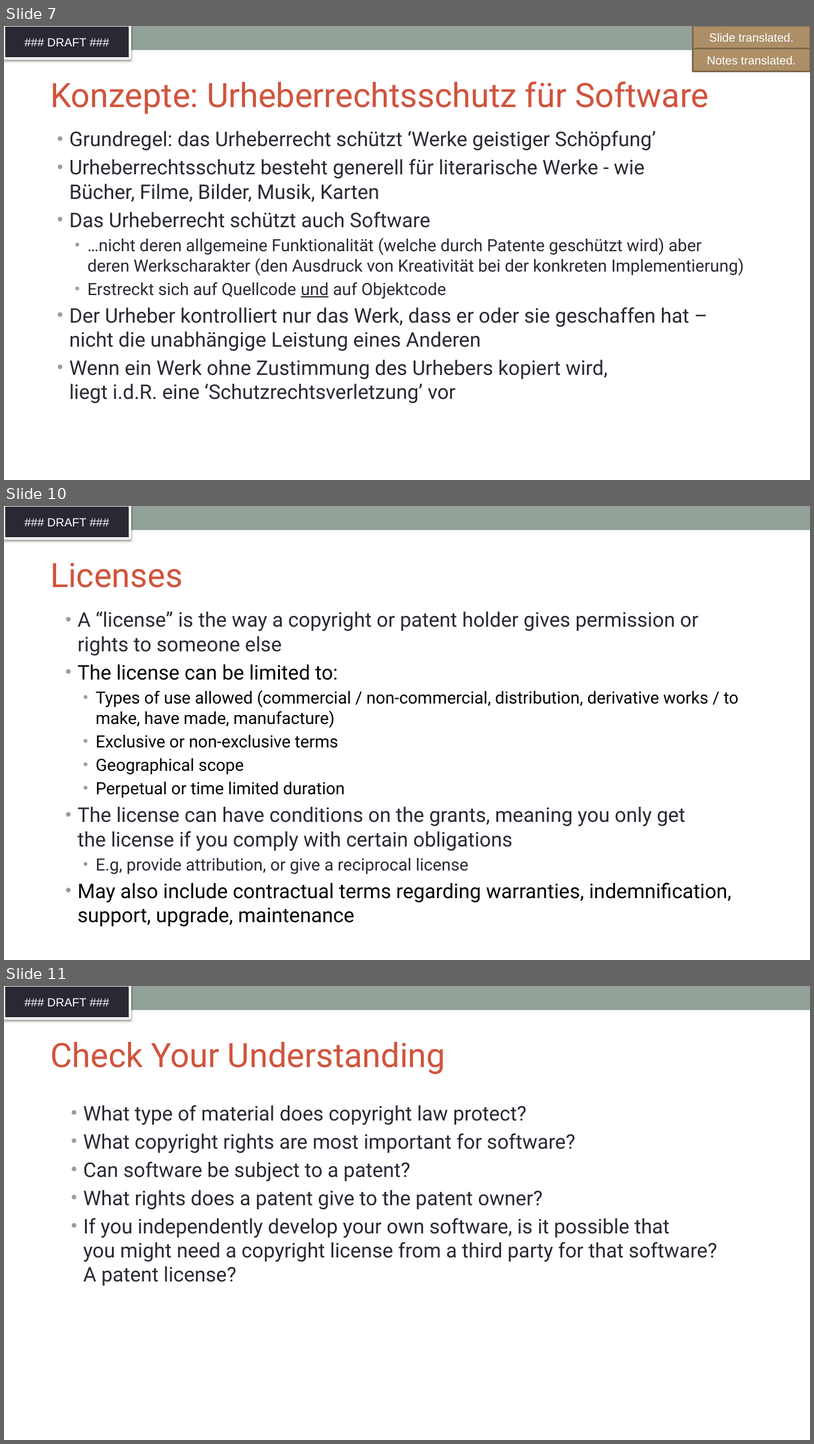
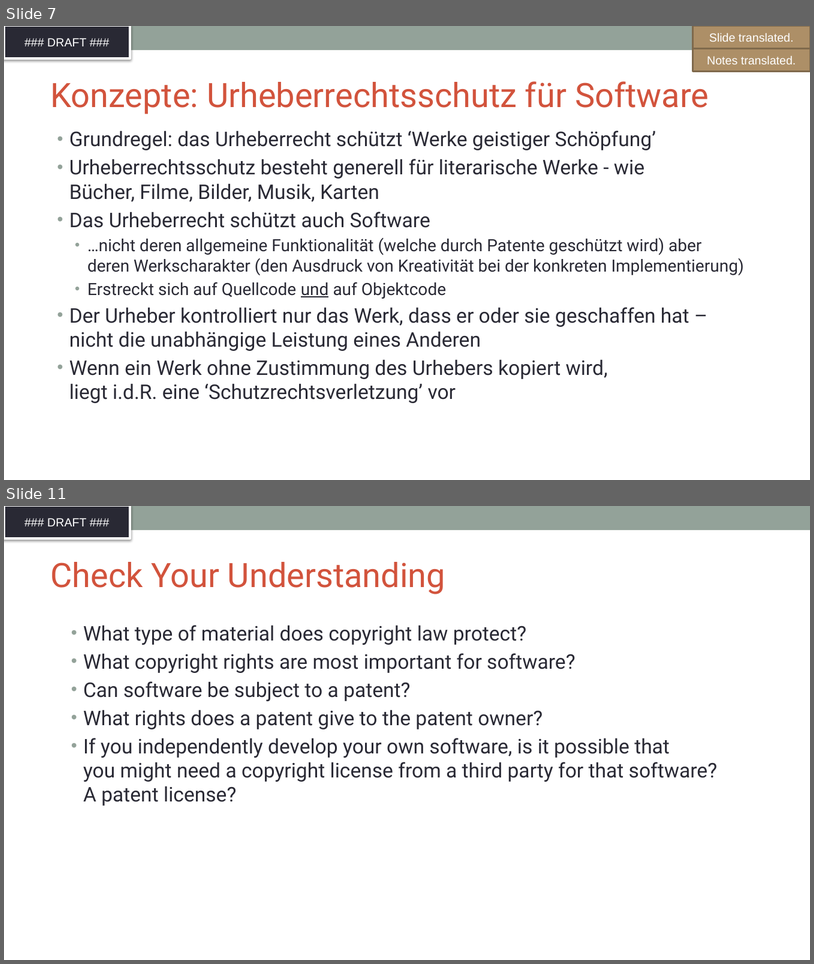
Before and after one commit to SThanheiser/curriculum, a slide deck: translation-DE/slides/DFT_openchain-curriculum-for-1-1_GER.pptx. Shown one above the other, each under a label of ours: slides 7, 10 and 11 before the commit, slides 7 and 11 after it; the slides between them are not shown. The pictures are 814x1444 and 814x964 pixels, drawn with LibreOffice and Linux fonts; fonts in the diff are those of the drawing; background and template pictures are left out. Boxes give left, top, right and bottom in pixels: in the first picture for what was removed or moved away, otherwise in the second. Text is boxed around its words. In the diff, an @@ line names an element or a change of style, - is before the commit and + after.

Commit message:
added translation for slide 8,9,10

```diff
--- a/translation-DE/slides/DFT_openchain-curriculum-for-1-1_GER.pptx
+++ b/translation-DE/slides/DFT_openchain-curriculum-for-1-1_GER.pptx
@@ slide 10 removed at <box>4,506,810,960</box>, background #FFFFFF; not listed: 2 template elements that a slide beside it also shows @@
@@ title removed at <box>50,562,183,588</box> @@
-Licenses
@@ text removed at <box>78,611,739,926</box> @@
-• A “license” is the way a copyright or patent holder gives permission or rights to someone else
-• The license can be limited to:
-  • Types of use allowed (commercial / non-commercial, distribution, derivative works / to make, have made, manufacture)
-  • Exclusive or non-exclusive terms
-  • Geographical scope
-  • Perpetual or time limited duration
-• The license can have conditions on the grants, meaning you only get
-  the license if you comply with certain obligations
-  • E.g, provide attribution, or give a reciprocal license
-• May also include contractual terms regarding warranties, indemnification, support, upgrade, maintenance
```
Also in this commit, not shown: 3 slides added, 2 other slides removed.
